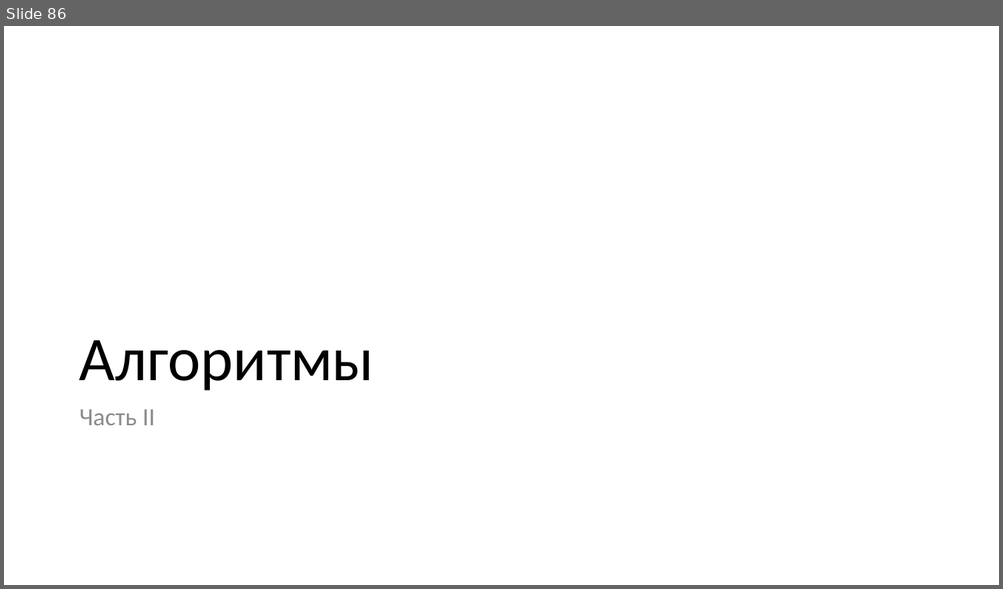
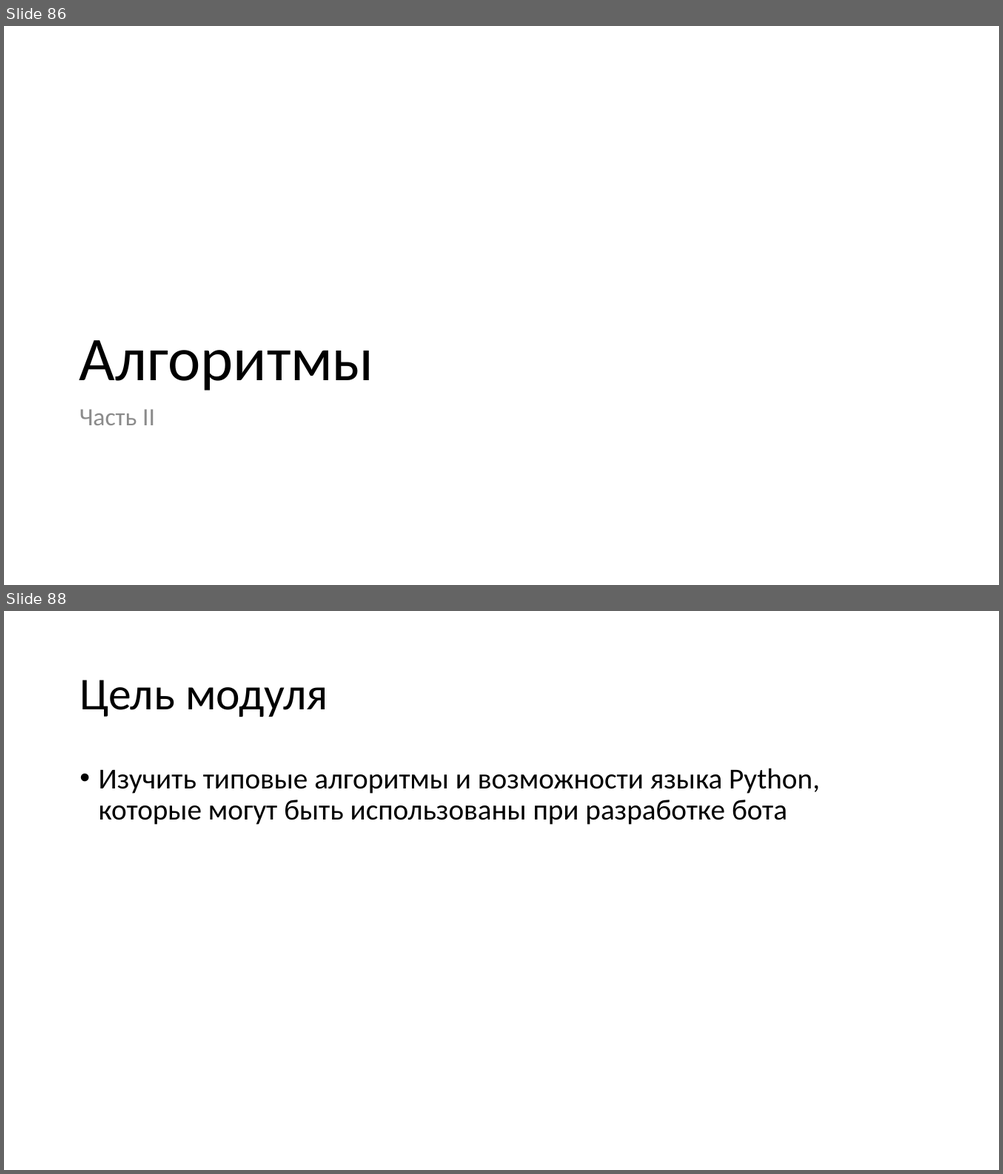
Before and after one commit to paveltsytovich/telegram-course, a slide deck: Presentation/Разработка ботов для телеграмм на Python.pptx. Shown one above the other, each under a label of ours: slide 86 before the commit, slides 86 and 88 after it; the slides between them are not shown. The pictures are 1003x589 and 1003x1174 pixels, drawn with LibreOffice and Linux fonts; fonts in the diff are those of the drawing. Boxes give left, top, right and bottom in pixels: in the first picture for what was removed or moved away, otherwise in the second. Text is boxed around its words. In the diff, an @@ line names an element or a change of style, - is before the commit and + after.

```diff
--- a/Presentation/Разработка ботов для телеграмм на Python.pptx
+++ b/Presentation/Разработка ботов для телеграмм на Python.pptx
@@ slide 88 added at [4,611,999,1170], background #FFFFFF @@
@@ title added at [79,680,328,717], 44 pt, text #000000 @@
+Цель модуля
@@ text added at [99,768,819,825], 28 pt, text #000000 @@
+• Изучить типовые алгоритмы и возможности языка Python, которые могут быть использованы при разработке бота
```
Also in this commit, not shown: 1 slide changed, 1 slide removed.
